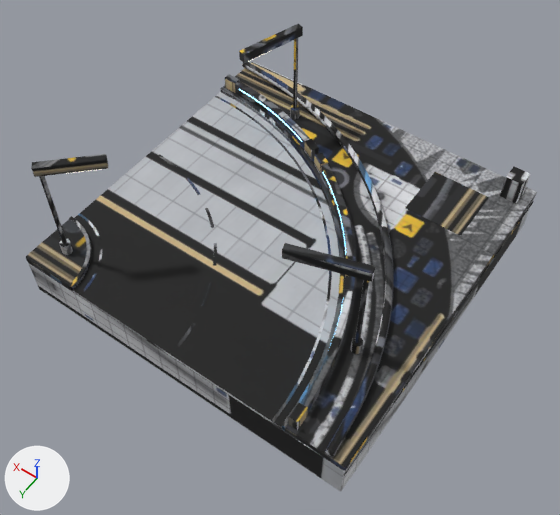
Renders of the glTF model models/建築/重製_轉角道路.glb from each side of a commit.
The view is the same before and after, from a 50 mm lens placed at (-10.91, 15.91, 24.58), pointed at (-0.65, 1.55, 2.0). Arrows for +X, +Y and +Z are at lower left; the lights stay in place. The picture after the commit comes second. Vertices at exactly the same position are counted once.

Names of what the first picture shows: 'Road_cn_Mesh'.
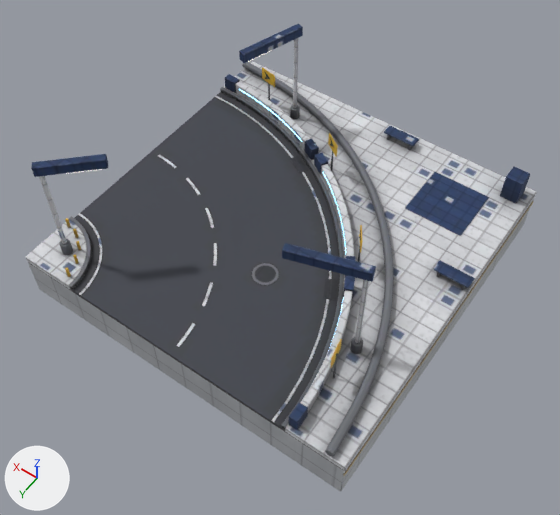
Boxes (x1, y1, x2, y2) around the edits, measured in the pictures (560 x 515 px):
part 1 of me_road_cn_mesh, built on
    before: (158, 97, 488, 422)
    after: (166, 67, 475, 378)
part 2 of me_road_cn_mesh, built on
    before: (79, 215, 102, 295)
    after: (65, 213, 102, 295)
part 3 of me_road_cn_mesh, surface changed
    both: (26, 24, 537, 485)

The change, as a diff of the scene's bpy script:
```diff
--- a/models/建築/重製_轉角道路.glb.py
+++ b/models/建築/重製_轉角道路.glb.py
@@ me_road_cn_mesh @@
 # used by ob_road_cn_mesh; location = (0.0, 0.0, 0.0)
-me_road_cn_mesh.from_pydata(...)  # 2800 vertices, 5424 faces; spans x -7.0..7.01, y -7.0..7.01, z 0.0..6.57
+me_road_cn_mesh.from_pydata(...)  # 3524 vertices, 6760 faces; spans x -7.0..7.01, y -7.0..7.01, z 0.0..6.57
+# me_road_cn_mesh part 1: 22 vertices moved within x -2.63..5.9, y -2.63..5.9, z 1.88; 126 vertices removed from x -5.6..7.0, y -5.6..7.0, z 1.88..2.07; 560 vertices added at x -7.0..5.01, y -6.55..5.01, z 1.87..3.85
+# me_road_cn_mesh part 2: 10 vertices moved within x 4.21..6.78, y 4.21..6.78, z 1.88; 46 vertices removed from x 4.2..7.0, y 4.2..7.0, z 1.88; 240 vertices added at x 4.97..6.74, y 4.97..6.74, z 2.05..2.5
+# me_road_cn_mesh part 3: 4638 kept faces spanning x -7.0..7.01, y -7.0..7.01, z 0.0..6.57 get new texture (UV) coordinates
+# other edits to the shape of me_road_cn_mesh do not show in these pictures
 me_road_cn_mesh.materials.append(mat_m_road_cn)
```
